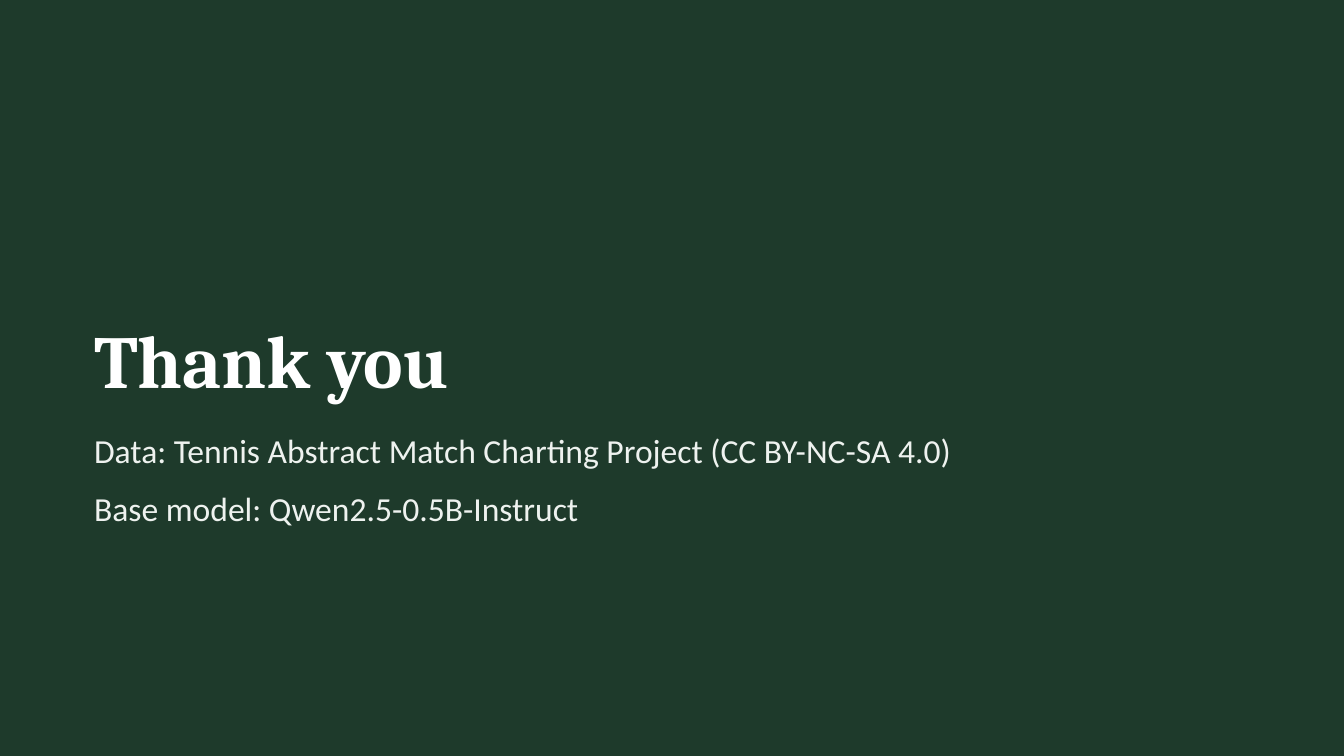
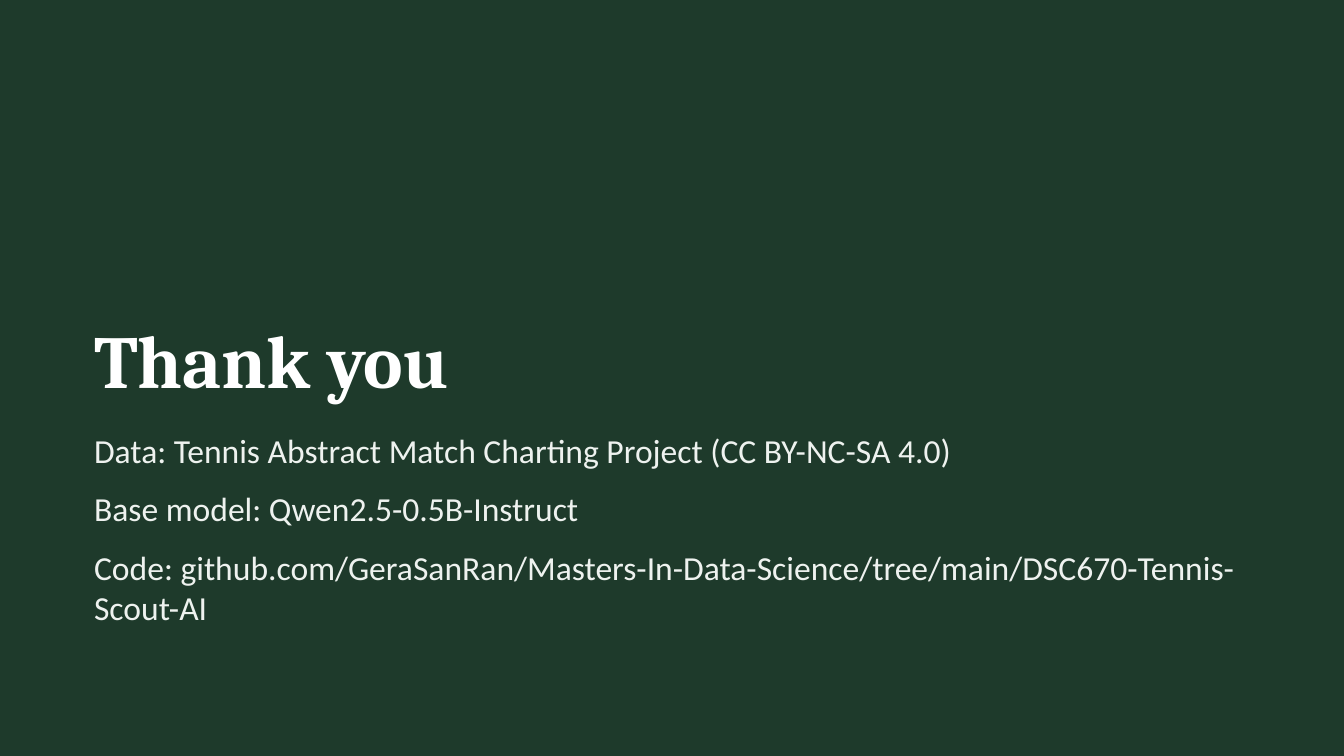
Before and after one commit to GeraSanRan/Masters-In-Data-Science, a slide deck: slide 12 of DSC670-Tennis-Scout-AI/DSC670_Milestone4_Presentation.pptx. Drawn at 1344x756 pixels with LibreOffice and Linux fonts; fonts in the diff are those of the drawing. Boxes give left, top, right and bottom in pixels: in the first picture for what was removed or moved away, otherwise in the second. Text is boxed around its words. In the diff, an @@ line names an element or a change of style, - is before the commit and + after.

```diff
--- a/DSC670-Tennis-Scout-AI/DSC670_Milestone4_Presentation.pptx
+++ b/DSC670-Tennis-Scout-AI/DSC670_Milestone4_Presentation.pptx
@@ text at (x1=94, y1=556, x2=1234, y2=621): paragraph added @@
+Code: github.com/GeraSanRan/Masters-In-Data-Science/tree/main/DSC670-Tennis-Scout-AI
```
